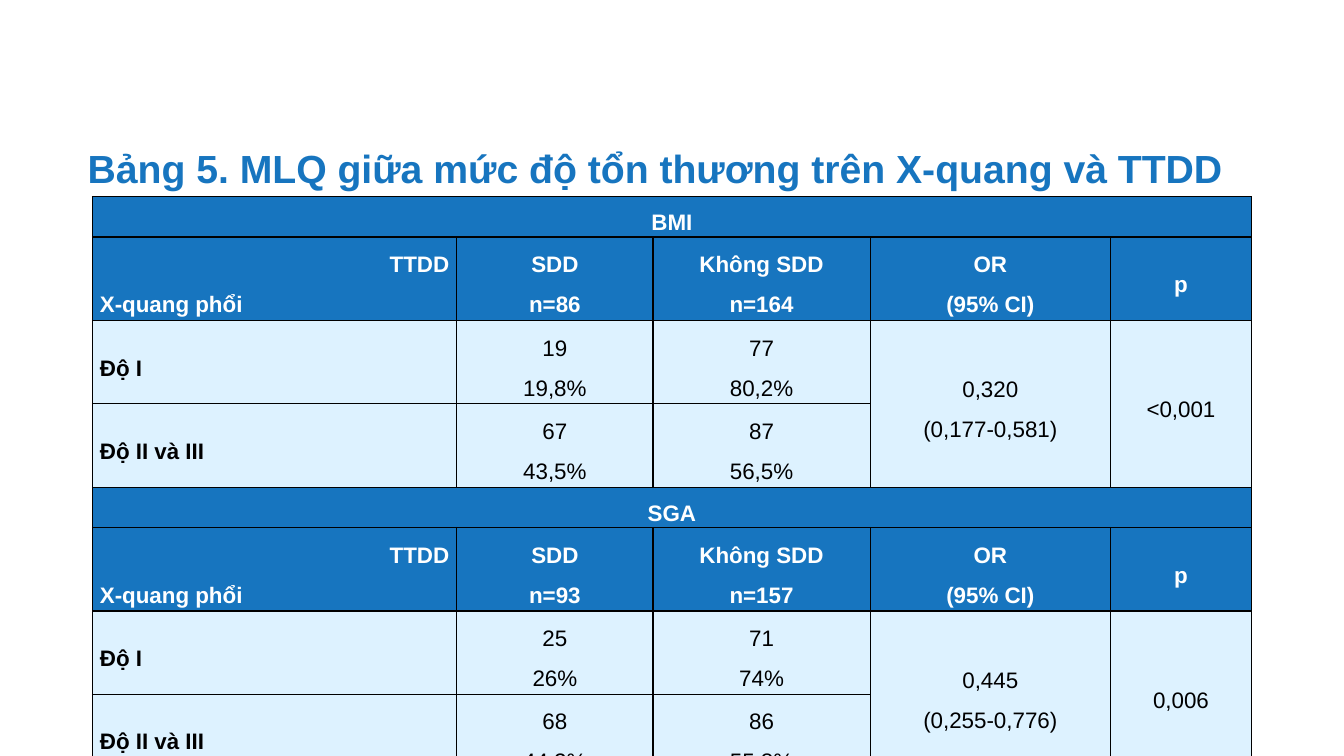
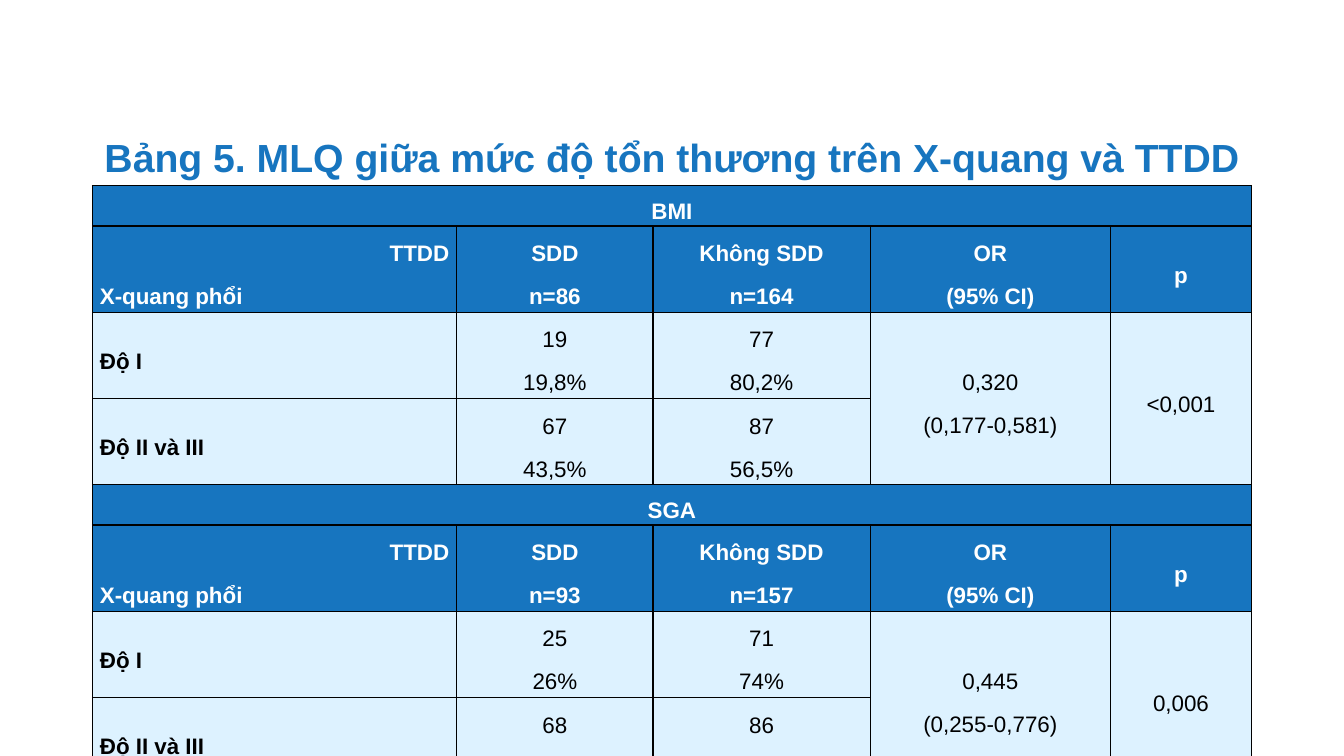
Before and after one commit to MedPocket/HPMUGraduation-thesis, a slide deck: slide 31 of Thuc-trang-va-mot-so-yeu-to-lien-quan-dinh-duong-BN-lao-phoi_Nhat-Nguyen.pptx. Drawn at 1344x756 pixels with LibreOffice and Linux fonts; fonts in the diff are those of the drawing; background and template pictures are left out. Boxes give left, top, right and bottom in pixels: in the first picture for what was removed or moved away, otherwise in the second. Text is boxed around its words. In the diff, an @@ line names an element or a change of style, - is before the commit and + after.

```diff
--- a/Thuc-trang-va-mot-so-yeu-to-lien-quan-dinh-duong-BN-lao-phoi_Nhat-Nguyen.pptx
+++ b/Thuc-trang-va-mot-so-yeu-to-lien-quan-dinh-duong-BN-lao-phoi_Nhat-Nguyen.pptx
@@ text "Bảng 5. MLQ giữa mức ...": place and size @@
-text "Bảng 5. MLQ giữa mức ..." at <box>88,152,1222,191</box>
+text "Bảng 5. MLQ giữa mức ..." at <box>104,141,1239,180</box>
@@ text "Bảng 5. MLQ giữa mức ..." at <box>104,141,1239,180</box>: alignment left to centre @@
@@ table at <box>93,186,1254,756</box> @@
@@ more space between paragraphs @@
@@ table: place and size @@
-table at <box>93,197,1254,756</box>
+table at <box>93,186,1254,756</box>
```
Also in this commit, not shown: 24 other slides changed.
